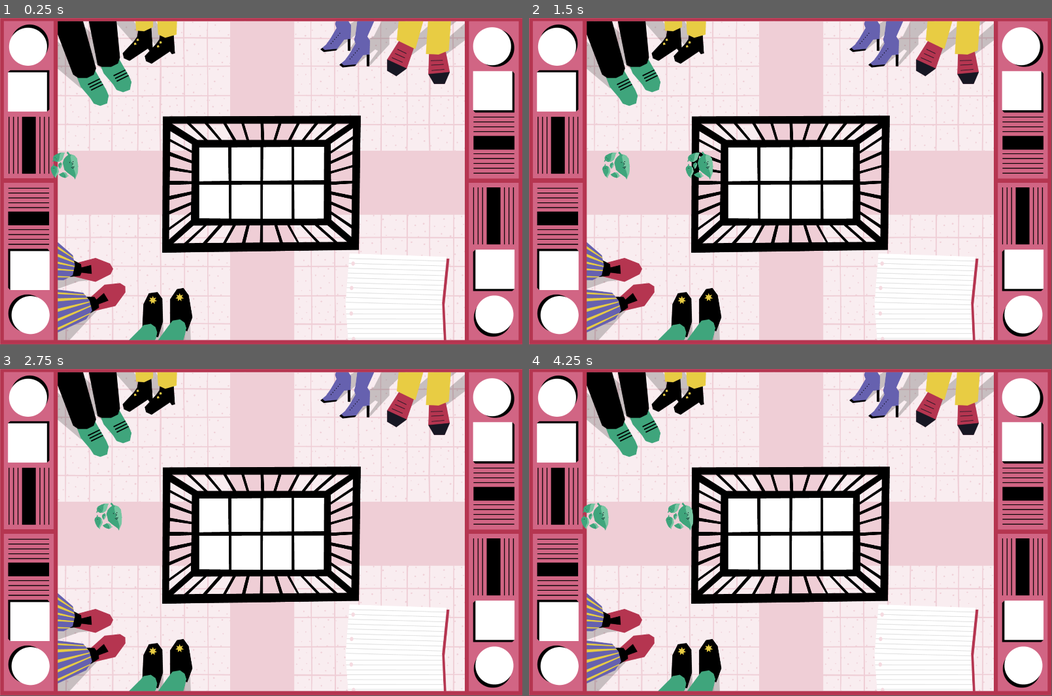
Above: before the commit, frames 1-4 (two rows, left to right).
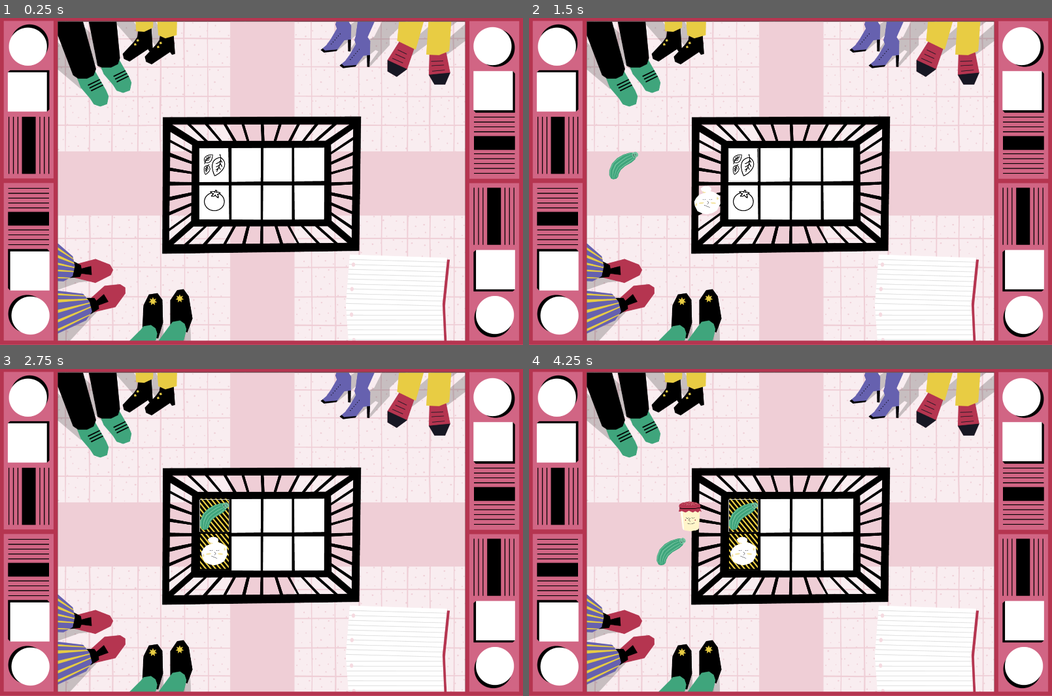
Above: after the commit, the same moments.

Repository: nuco-san/rotary_game
Game: Godot game, scene res://minigioco_1.tscn
The game is run twice, just before and just after one commit, with the same random seed, the same clock (stepped at 60 frames per second) and the same inputs.
Inputs (mouse positions are in pixels of both pictures, inside the frame that each line leads up to):
- Up to frame 1 (0.25 s): no input
- Up to frame 2 (1.5 s): click (743, 165) at 0.52 s; click (743, 165) at 1.27 s
- Up to frame 3 (2.75 s): click (214, 516) at 2.02 s
- Up to frame 4 (4.25 s): move the mouse to (905, 516) at 2.77 s; click (905, 516) at 2.92 s; move the mouse to (685, 548) at 3.52 s; click (685, 548) at 3.67 s
In our replay, the window is 799x499 before the commit and 800x500 after it. These sizes can differ from the game's own. Grey fills any space a smaller window leaves; there, only what the larger window draws over its background counts as a difference.

The runs differ from the first frame. In frame 1, 9.8% of the frame differs, in the area x 0-100%, y 0-100%; in frame 2, 10%; in frame 3, 10%; in frame 4, 11%.

Commit message:
implementato altre funzionalità della food track

Diff:
--- /dev/null
+++ b/all_foods.tres
@@ -0,0 +1,7 @@
+[gd_resource type="Resource" script_class="FoodRes" load_steps=2 format=3 uid="uid://cogvn4kew7na0"]
+
+[ext_resource type="Script" path="res://foodlist_res.gd" id="1_umd5u"]
+
+[resource]
+script = ExtResource("1_umd5u")
+food_ids = Array[String](["Basilico", "Broccolo", "Carota", "Cioccolato", "Cipolla", "Formaggio", "Fungo", "Gnocchi", "Lattina", "Mozzarella", "Pane", "Patatine", "Pomodoro", "Uova", "Yoghurt", "Zucchina"])
--- a/destination_area.gd
+++ /dev/null
@@ -1,10 +0,0 @@
-extends Area2D
-
-
-@export var acceptable_ids := []
-
-
-func _on_area_entered(area):
-	if acceptable_ids.has(area.food_id):
-		print("ok")
-		area.destroy()
--- a/destination_area.tscn
+++ /dev/null
@@ -1,16 +0,0 @@
-[gd_scene load_steps=3 format=3 uid="uid://gsnje2dqqw4j"]
-
-[ext_resource type="Script" path="res://destination_area.gd" id="1_eegwu"]
-
-[sub_resource type="RectangleShape2D" id="RectangleShape2D_c55x5"]
-size = Vector2(110, 124)
-
-[node name="DestinationArea" type="Area2D"]
-position = Vector2(782, 542)
-script = ExtResource("1_eegwu")
-
-[node name="CollisionShape2D" type="CollisionShape2D" parent="."]
-position = Vector2(3, -3)
-shape = SubResource("RectangleShape2D_c55x5")
-
-[connection signal="area_entered" from="." to="." method="_on_area_entered"]
--- a/food_track.gd
+++ b/food_track.gd
@@ -2,17 +2,60 @@
 
 @export var moving_food : PackedScene
 @export var finishing_point : Marker2D
-@export var possible_food_ids := []
+
+@export var food_res : FoodRes
+@export var acceptable_id : String
+
+@export var spawn_time_interval : Vector2
+
+var time_since_last_click : float = 0.0
+var number_of_clicks : int = 0
 
 
 func _ready():
-	spawn_food()
+	$FinishingPoint/FoodIcon.texture = load("res://03_Icone_EXPORT_ROTARY/" + acceptable_id + "_icona.png")
+	prepare_spawn()
+
+
+func prepare_spawn():
+	randomize()
+	$Timer.wait_time = randf_range(spawn_time_interval.x, spawn_time_interval.y)
+	$Timer.start()
 
 
 func spawn_food():
 	var new_food = moving_food.instantiate()
 	add_child(new_food)
 	randomize()
-	var random_id = possible_food_ids[randi() % possible_food_ids.size()]
-	new_food.food_id = random_id
+	var random_id = food_res.food_ids[randi() % food_res.food_ids.size()]
+	new_food.set_id(random_id)
+	new_food.food_clicked.connect(_on_food_clicked)
 	new_food.move(finishing_point)
+
+
+func _on_destination_area_entered(area):
+	if acceptable_id == area.food_id:
+		print(area.food_id)
+		$FinishingPoint/FoodBackground.texture = load("res://04_Sprite_EXPORT_ROTARY/Slot_corretto.png")
+	else:
+		$FinishingPoint/FoodBackground.texture = load("res://04_Sprite_EXPORT_ROTARY/Slot_sbagliato.png")
+	$FinishingPoint/ArrivedFoodSprite.texture = load("res://04_Sprite_EXPORT_ROTARY/Sprite_prodotti_senzaombra_EXPORT_ROTARY/" + area.food_id + "_sprite.png")
+	area.destroy()
+	prepare_spawn()
+
+
+func _on_food_clicked():
+	prepare_spawn()
+
+
+func _on_clear_button_pressed():
+	number_of_clicks += 1
+	if number_of_clicks >= 5:
+		$FinishingPoint/ArrivedFoodSprite.texture = null
+		$FinishingPoint/FoodBackground.texture = null
+		reset_clicks()
+	$ClearButtonTimer.start()
+
+
+func reset_clicks():
+	number_of_clicks = 0
--- a/food_track.tscn
+++ b/food_track.tscn
@@ -1,18 +1,51 @@
-[gd_scene load_steps=3 format=3 uid="uid://bumq6v5ke4wr3"]
+[gd_scene load_steps=5 format=3 uid="uid://bumq6v5ke4wr3"]
 
 [ext_resource type="Script" path="res://food_track.gd" id="1_dvnkf"]
 [ext_resource type="PackedScene" uid="uid://iqy8sy4en872" path="res://moving_food.tscn" id="1_syq3h"]
+[ext_resource type="Resource" uid="uid://cogvn4kew7na0" path="res://all_foods.tres" id="3_aetv5"]
+
+[sub_resource type="RectangleShape2D" id="RectangleShape2D_k1i8j"]
+size = Vector2(38, 88)
 
 [node name="FoodTrack" type="Node2D" node_paths=PackedStringArray("finishing_point")]
 script = ExtResource("1_dvnkf")
 moving_food = ExtResource("1_syq3h")
 finishing_point = NodePath("FinishingPoint")
-possible_food_ids = ["BASILICO", "BROCCOLO", "CAROTA"]
+food_res = ExtResource("3_aetv5")
+acceptable_id = "Cipolla"
+spawn_time_interval = Vector2(0.2, 2)
 
 [node name="FinishingPoint" type="Marker2D" parent="."]
 position = Vector2(666, 0)
 
+[node name="DestinationArea" type="Area2D" parent="FinishingPoint"]
+
+[node name="CollisionShape2D" type="CollisionShape2D" parent="FinishingPoint/DestinationArea"]
+shape = SubResource("RectangleShape2D_k1i8j")
+
+[node name="FoodIcon" type="Sprite2D" parent="FinishingPoint"]
+
+[node name="FoodBackground" type="Sprite2D" parent="FinishingPoint"]
+scale = Vector2(1.05, 1.1)
+
+[node name="ArrivedFoodSprite" type="Sprite2D" parent="FinishingPoint"]
+
+[node name="ClearButton" type="Button" parent="FinishingPoint"]
+offset_left = -53.0
+offset_top = -60.0
+offset_right = 54.0
+offset_bottom = 57.0
+flat = true
+
 [node name="Timer" type="Timer" parent="."]
-autostart = true
+wait_time = 0.1
+one_shot = true
 
+[node name="ClearButtonTimer" type="Timer" parent="."]
+wait_time = 0.5
+one_shot = true
+
+[connection signal="area_entered" from="FinishingPoint/DestinationArea" to="." method="_on_destination_area_entered"]
+[connection signal="pressed" from="FinishingPoint/ClearButton" to="." method="_on_clear_button_pressed"]
 [connection signal="timeout" from="Timer" to="." method="spawn_food"]
+[connection signal="timeout" from="ClearButtonTimer" to="." method="reset_clicks"]
--- /dev/null
+++ b/foodlist_res.gd
@@ -0,0 +1,4 @@
+extends Resource
+class_name FoodRes
+
+@export var food_ids : Array[String] = []
--- a/minigioco_1.tscn
+++ b/minigioco_1.tscn
@@ -1,22 +1,44 @@
-[gd_scene load_steps=4 format=3 uid="uid://o2sn21hp4o6q"]
+[gd_scene load_steps=6 format=3 uid="uid://o2sn21hp4o6q"]
 
-[ext_resource type="Texture2D" uid="uid://bvnvj8ugqgkrw" path="res://02_Sfondi_EXPORT_ROTARY/Sfondo_1.png" id="1_nx212"]
+[ext_resource type="Texture2D" uid="uid://u50vlx67dgir" path="res://02_Sfondi_EXPORT_ROTARY/Sfondo_1_sotto.png" id="1_dqomy"]
 [ext_resource type="PackedScene" uid="uid://bumq6v5ke4wr3" path="res://food_track.tscn" id="2_0ecwa"]
-[ext_resource type="PackedScene" uid="uid://gsnje2dqqw4j" path="res://destination_area.tscn" id="2_chuut"]
+[ext_resource type="Shader" path="res://shadow.gdshader" id="2_i3c28"]
+[ext_resource type="Texture2D" uid="uid://dqk8h2acy0fnk" path="res://02_Sfondi_EXPORT_ROTARY/Sfondo_1_sopra.png" id="3_16vsc"]
+
+[sub_resource type="ShaderMaterial" id="ShaderMaterial_4xuy4"]
+shader = ExtResource("2_i3c28")
+shader_parameter/background_color = Color(1, 1, 1, 1)
+shader_parameter/shadow_color = null
+shader_parameter/offset_in_pixels = Vector2(10, 10)
 
 [node name="Minigioco_1" type="Node2D"]
 
-[node name="Sprite2D" type="Sprite2D" parent="."]
+[node name="Sfondo_sotto" type="Sprite2D" parent="."]
 position = Vector2(960, 600)
-texture = ExtResource("1_nx212")
-
-[node name="DestinationArea" parent="." instance=ExtResource("2_chuut")]
-acceptable_ids = ["BASILICO", "BROCCOLO", "CAROTA"]
+texture = ExtResource("1_dqomy")
 
 [node name="FoodTrack" parent="." instance=ExtResource("2_0ecwa")]
 position = Vector2(159, 542)
+acceptable_id = "Basilico"
 
 [node name="FinishingPoint" parent="FoodTrack" index="0"]
-position = Vector2(623, 0)
+position = Vector2(628, -2)
+
+[node name="FoodTrack2" parent="." instance=ExtResource("2_0ecwa")]
+position = Vector2(159, 671)
+acceptable_id = "Pomodoro"
+
+[node name="FinishingPoint" parent="FoodTrack2" index="0"]
+position = Vector2(628, -2)
+
+[node name="Sfondo_sopra" type="Sprite2D" parent="."]
+position = Vector2(960, 600)
+texture = ExtResource("3_16vsc")
+
+[node name="ColorRect" type="ColorRect" parent="."]
+material = SubResource("ShaderMaterial_4xuy4")
+offset_right = 40.0
+offset_bottom = 40.0
 
 [editable path="FoodTrack"]
+[editable path="FoodTrack2"]
--- a/moving_food.gd
+++ b/moving_food.gd
@@ -1,13 +1,25 @@
 extends Area2D
 
+signal food_clicked
+var food_id : String
+var movement_time : float = 1.5
 
-var food_id : String
+
+func set_id(id):
+	food_id = id
+	$Sprite2D.texture = load("res://04_Sprite_EXPORT_ROTARY/Sprite_prodotti_senzaombra_EXPORT_ROTARY/" + id + "_sprite.png")
 
 
 func move(finishing_point : Marker2D):
 	var tween = get_tree().create_tween()
-	tween.tween_property(self, "position", finishing_point.position, 2)
+	tween.tween_property(self, "position", finishing_point.position, movement_time)
 
 
 func destroy():
 	queue_free()
+
+
+func _on_input_event(viewport, event, shape_idx):
+	if event is InputEventMouseButton && event.pressed:
+		food_clicked.emit()
+		destroy()
--- a/moving_food.tscn
+++ b/moving_food.tscn
@@ -1,16 +1,16 @@
-[gd_scene load_steps=4 format=3 uid="uid://iqy8sy4en872"]
+[gd_scene load_steps=3 format=3 uid="uid://iqy8sy4en872"]
 
-[ext_resource type="Texture2D" uid="uid://bxtgbu7ccd6xs" path="res://04_Sprite_EXPORT_ROTARY/Sprite_prodotti_senzaombra_EXPORT_ROTARY/Basilico_sprite.png" id="1_og6ad"]
 [ext_resource type="Script" path="res://moving_food.gd" id="1_wchs4"]
 
 [sub_resource type="RectangleShape2D" id="RectangleShape2D_i0v88"]
-size = Vector2(106, 102)
+size = Vector2(72, 70)
 
 [node name="MovingFood" type="Area2D"]
 script = ExtResource("1_wchs4")
 
 [node name="Sprite2D" type="Sprite2D" parent="."]
-texture = ExtResource("1_og6ad")
 
 [node name="CollisionShape2D" type="CollisionShape2D" parent="."]
 shape = SubResource("RectangleShape2D_i0v88")
+
+[connection signal="input_event" from="." to="." method="_on_input_event"]
--- a/project.godot
+++ b/project.godot
@@ -22,3 +22,4 @@
 
 window/size/viewport_width=1920
 window/size/viewport_height=1200
+window/stretch/mode="viewport"
--- /dev/null
+++ b/shadow.gdshader
@@ -0,0 +1,29 @@
+shader_type canvas_item;
+
+uniform vec4 background_color : source_color;
+uniform vec4 shadow_color : source_color;
+// Currently pixels always in application size, so zooming in further wouldn't increase the size of the dropdown
+// but changing that would also be relatively trivial
+uniform vec2 offset_in_pixels;
+uniform sampler2D SCREEN_TEXTURE : hint_screen_texture, filter_linear_mipmap;
+
+
+void fragment() {
+
+	// Read screen texture
+	vec4 current_color = textureLod(SCREEN_TEXTURE, SCREEN_UV, 0.0);
+
+	// Check if the current color is our background color
+	if (length(current_color - background_color) < 0.01) {
+
+		vec4 offset_color = textureLod(SCREEN_TEXTURE, SCREEN_UV - offset_in_pixels * SCREEN_PIXEL_SIZE, 0.0);
+
+		// Check if at our offset position we have a color which is not the background (meaning here we need a shadow actually)
+		if (length(offset_color - background_color) > 0.01) {
+			// If so set it to our shadow color
+			current_color = shadow_color;
+		}
+	}
+
+	COLOR = current_color;
+}
Binary file added: 02_Sfondi_EXPORT_ROTARY/Sfondo_1_sopra.png
Not shown, added: 02_Sfondi_EXPORT_ROTARY/Sfondo_1_sopra.png.import
Binary file added: 02_Sfondi_EXPORT_ROTARY/Sfondo_1_sotto.png
Not shown, added: 02_Sfondi_EXPORT_ROTARY/Sfondo_1_sotto.png.import
Binary file added: 02_Sfondi_EXPORT_ROTARY/Sfondo_2_sopra.png
Not shown, added: 02_Sfondi_EXPORT_ROTARY/Sfondo_2_sopra.png.import
Binary file added: 02_Sfondi_EXPORT_ROTARY/Sfondo_2_sotto.png
Not shown, added: 02_Sfondi_EXPORT_ROTARY/Sfondo_2_sotto.png.import
Binary file added: 02_Sfondi_EXPORT_ROTARY/Sfondo_3_sopra.png
Not shown, added: 02_Sfondi_EXPORT_ROTARY/Sfondo_3_sopra.png.import
Binary file added: 02_Sfondi_EXPORT_ROTARY/Sfondo_3_sotto.png
Not shown, added: 02_Sfondi_EXPORT_ROTARY/Sfondo_3_sotto.png.import
